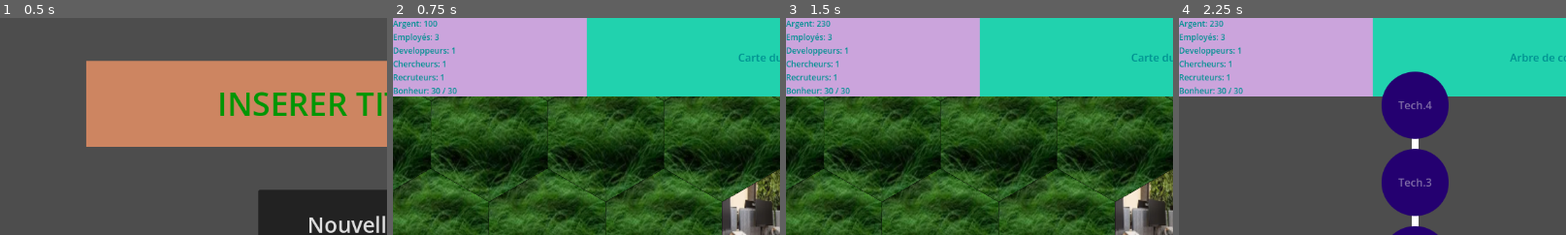
Above: before the commit, frames 1-4 (left to right).
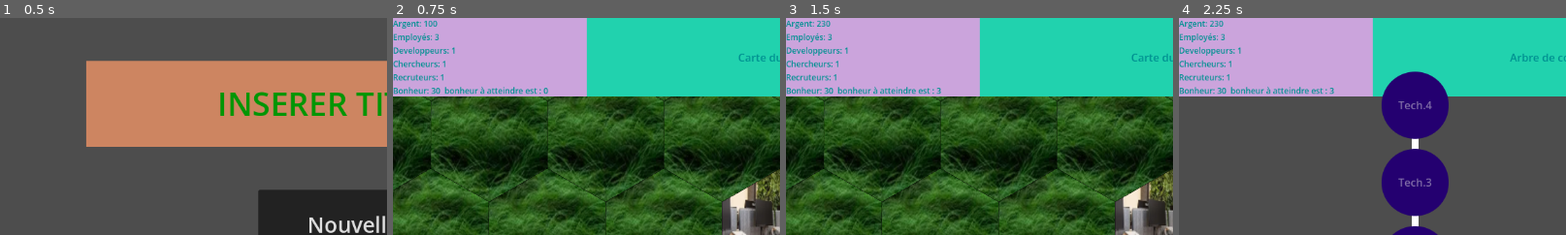
Above: after the commit, the same moments.

Repository: Shoshore/M2-Projet_Jeux_Serieux
Game: Godot game, scene res://Scenes/start_menu.tscn
Same seed, same stepped clock (60 frames per second), same inputs: the game is played once before the commit and once after it.
Inputs:
- Up to frame 1 (0.5 s): no input
- Up to frame 2 (0.75 s): click "Nouvelle partie" at 0.5 s
- Up to frame 3 (1.5 s): click "Fin de tour" at 1.25 s
- Up to frame 4 (2.25 s): click "Arbre de compétence" at 2 s
The pictures show only the part of the screen within x 0-50%, y 0-50%; the shares and areas given below are measured in that part.

Frame 1 is identical in both runs. In frame 2, 0.5% of the frame differs, in the area x 12-41%, y 31-36%; in frame 3, 0.5%; in frame 4, 0.5%.

Commit message:
fixing hud stuff

Diff:
--- a/scripts/building/company.gd
+++ b/scripts/building/company.gd
@@ -162,6 +162,9 @@
 func get_happiness() -> int:
 	return _mood_gauge
 
+func get_mood_threshold() -> int:
+	return _mood_threshold
+
 func display() -> void:
 	print("nb dev : ", _number_developer)
 	print("nb researcher : ", _number_researcher)
--- a/scripts/manager/turn_manager.gd
+++ b/scripts/manager/turn_manager.gd
@@ -149,5 +149,5 @@
 		+ "Developpeurs: " + str(company.get_number_developers()) + "\n"
 		+ "Chercheurs: " + str(company.get_number_researchers()) + "\n"
 		+ "Recruteurs: " + str(company.get_number_recruiters()) + "\n"
-		+ "Bonheur: " + str(company.get_happiness()) + " / 30"
+		+ "Bonheur: " + str(company.get_happiness()) + "  bonheur à atteindre est : " + str(company.get_mood_threshold())
 	)
